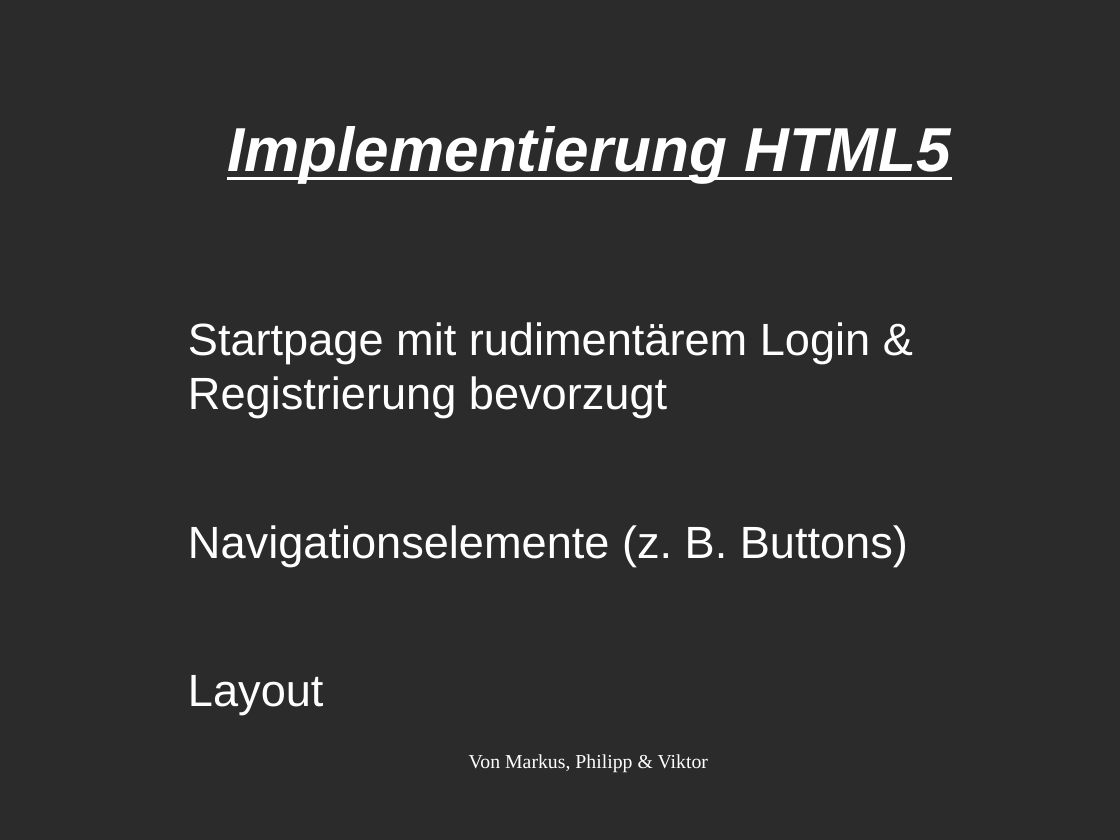
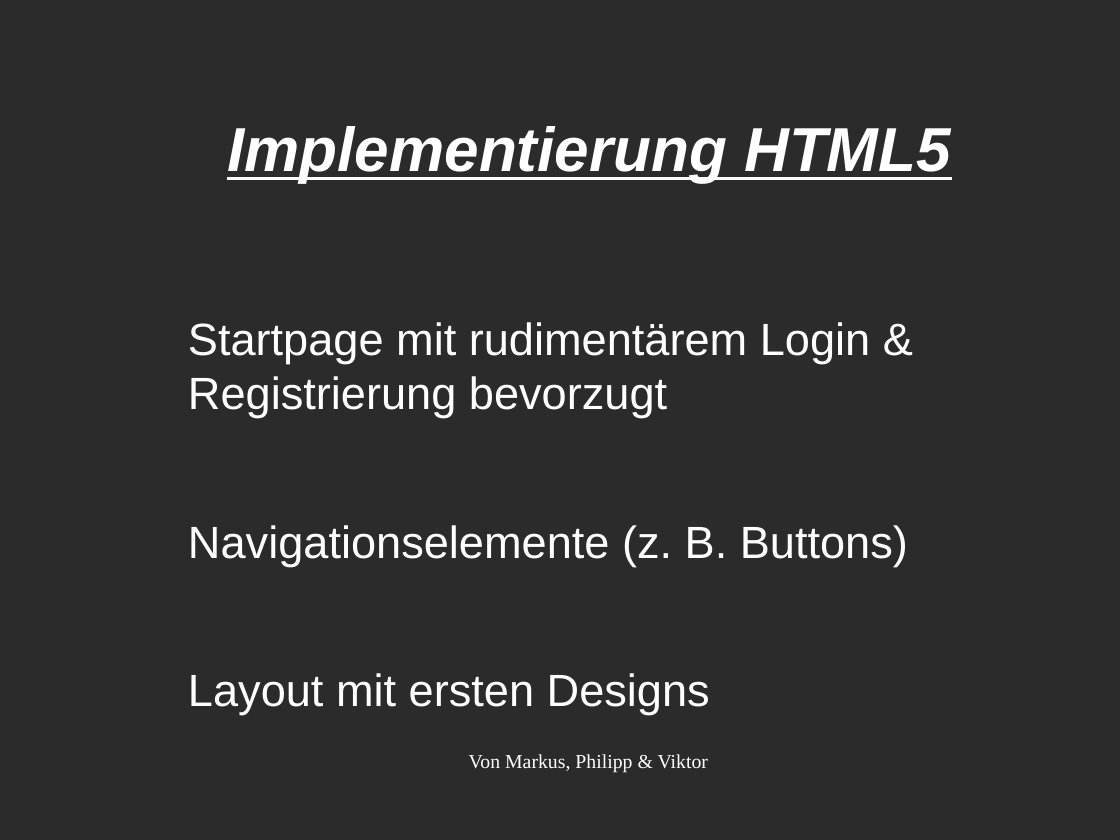
Before and after one commit to ryancarmon/webprog_a, a slide deck: slide 6 of Präsentation/Präsi WebProg1 version 4.odp. Drawn at 1120x840 pixels with LibreOffice and Linux fonts; fonts in the diff are those of the drawing; background and template pictures are left out; a plain dark background stands for a picture behind light text. Boxes give left, top, right and bottom in pixels: in the first picture for what was removed or moved away, otherwise in the second. Text is boxed around its words. In the diff, an @@ line names an element or a change of style, - is before the commit and + after.

```diff
--- a/Präsentation/Präsi WebProg1 version 4.odp
+++ b/Präsentation/Präsi WebProg1 version 4.odp
@@ text at [188, 673, 710, 715]: text changed @@
-Layout
+Layout mit ersten Designs
```
Also in this commit, not shown: 1 other slide changed.
